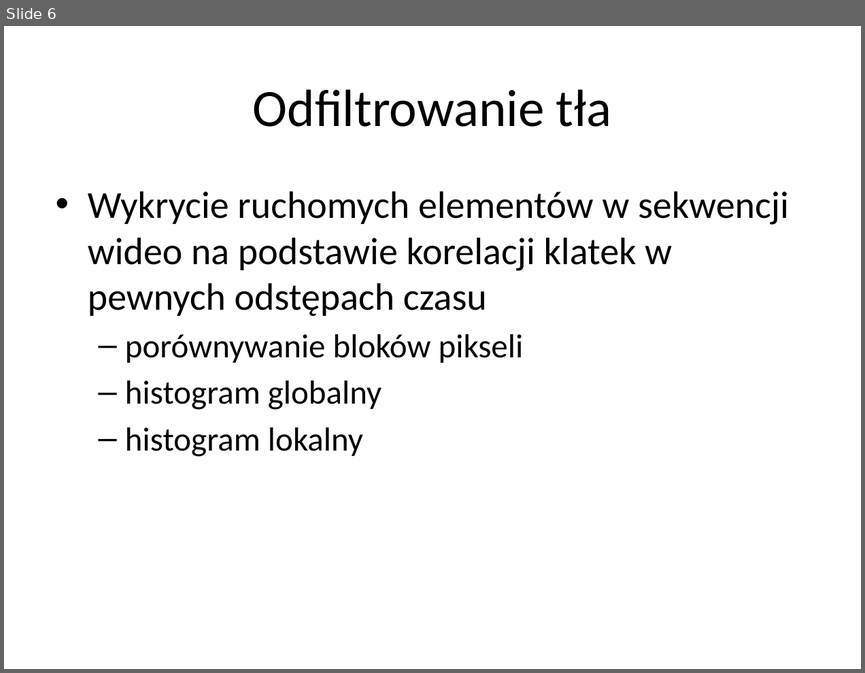
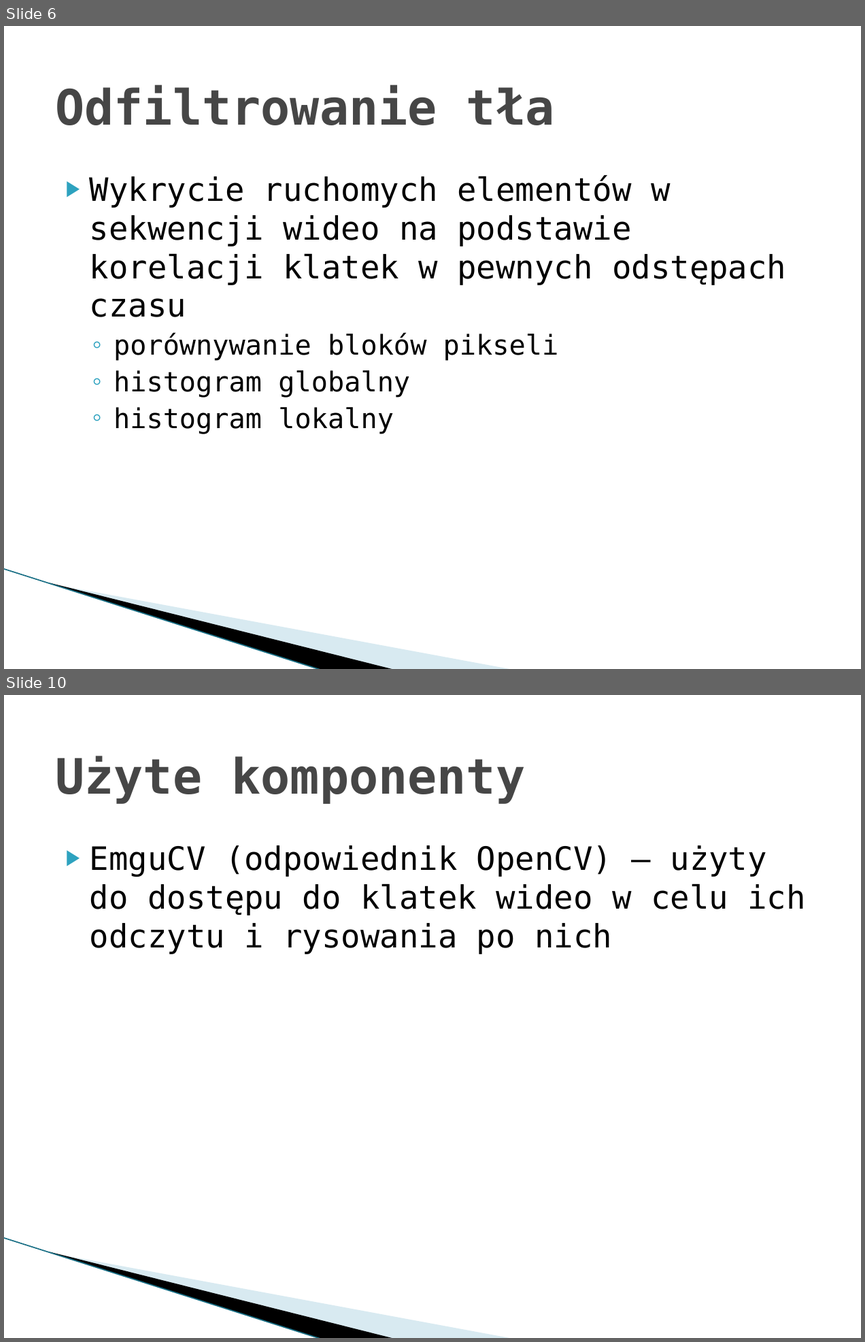
Before and after one commit to dworak/licence-plate-extractor, a slide deck: wizja systemu/Ekstrakcja widoków tablic rejestracyjnych z sekwencji wideo.pptx. Shown one above the other, each under a label of ours: slide 6 before the commit, slides 6 and 10 after it; the slides between them are not shown. The pictures are 865x673 and 865x1342 pixels, drawn with LibreOffice and Linux fonts; fonts in the diff are those of the drawing; background and template pictures are left out. Boxes give left, top, right and bottom in pixels: in the first picture for what was removed or moved away, otherwise in the second. Text is boxed around its words. In the diff, an @@ line names an element or a change of style, - is before the commit and + after.

```diff
--- a/wizja systemu/Ekstrakcja widoków tablic rejestracyjnych z sekwencji wideo.pptx
+++ b/wizja systemu/Ekstrakcja widoków tablic rejestracyjnych z sekwencji wideo.pptx
@@ slide 10 added at (4,695,861,1338), background #FFFFFF; not listed: 3 template elements that a slide beside it also shows @@
@@ title added at (55,756,525,804), 41 pt, text #464646, bold @@
+Użyte komponenty
@@ text added at (90,845,805,954), 27 pt, text #000000 @@
+▶ EmguCV (odpowiednik OpenCV) – użyty do dostępu do klatek wideo w celu ich odczytu i rysowania po nich
@@ slide 6 changed as well @@
@@ title "Odfiltrowanie tła" at (55,85,555,125): size 44 to 41 pt, font Calibri to DejaVu Sans Mono, text colour #000000 to #464646, bold on; alignment centre to left @@
@@ text "Wykrycie ruchomych elementów w sekwencji ...": place and size @@
-text "Wykrycie ruchomych elementów w sekwencji ..." at (88,191,789,456)
+text "Wykrycie ruchomych elementów w sekwencji ..." at (90,175,786,434)
@@ text "Wykrycie ruchomych elementów w sekwencji ..." at (90,175,786,434): size 32 to 27 pt in "Wykrycie ruchomych elementów w sekwencji wideo na ..."; font Calibri to DejaVu Sans Mono; size 28 to 23 pt in "porównywanie bloków pikseli", "histogram globalny", "histogram lokalny"; bullet • to ▶; less space between paragraphs; bullet – to ◦ @@
@@ line added from (4, 569) to (322, 669), #97C5D8 0.95 pt @@
@@ freeform shape added at (50,582,396,669), fill #000000 @@
@@ freeform shape added at (51,583,514,669), fill #A0CBDC at 40% opacity @@
```
Also in this commit, not shown: 6 other slides changed, 2 other slides added, 1 other file.
